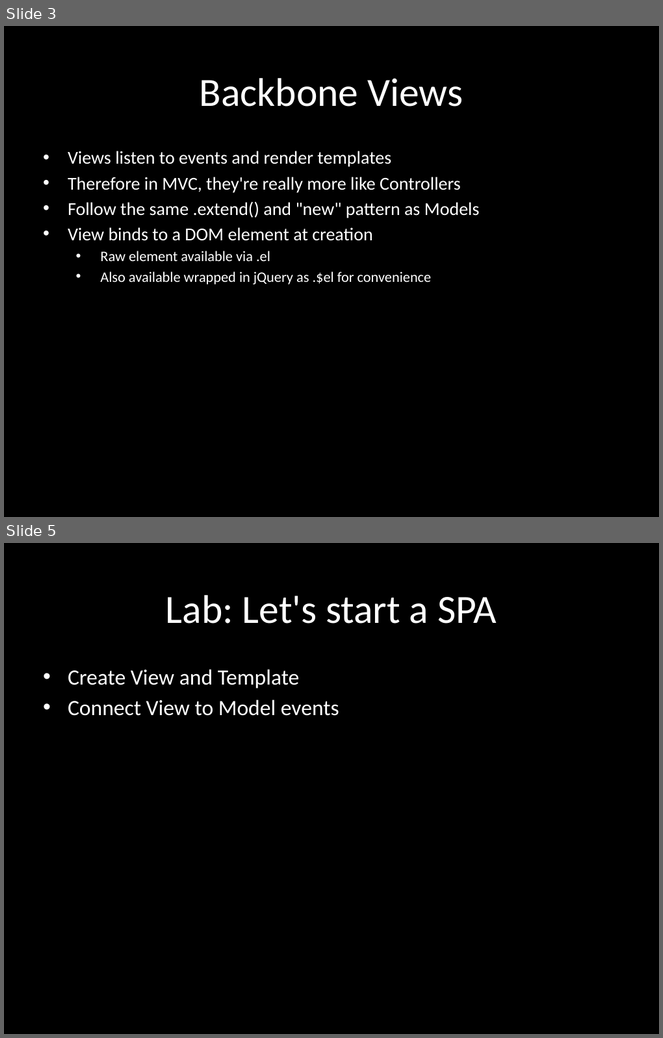
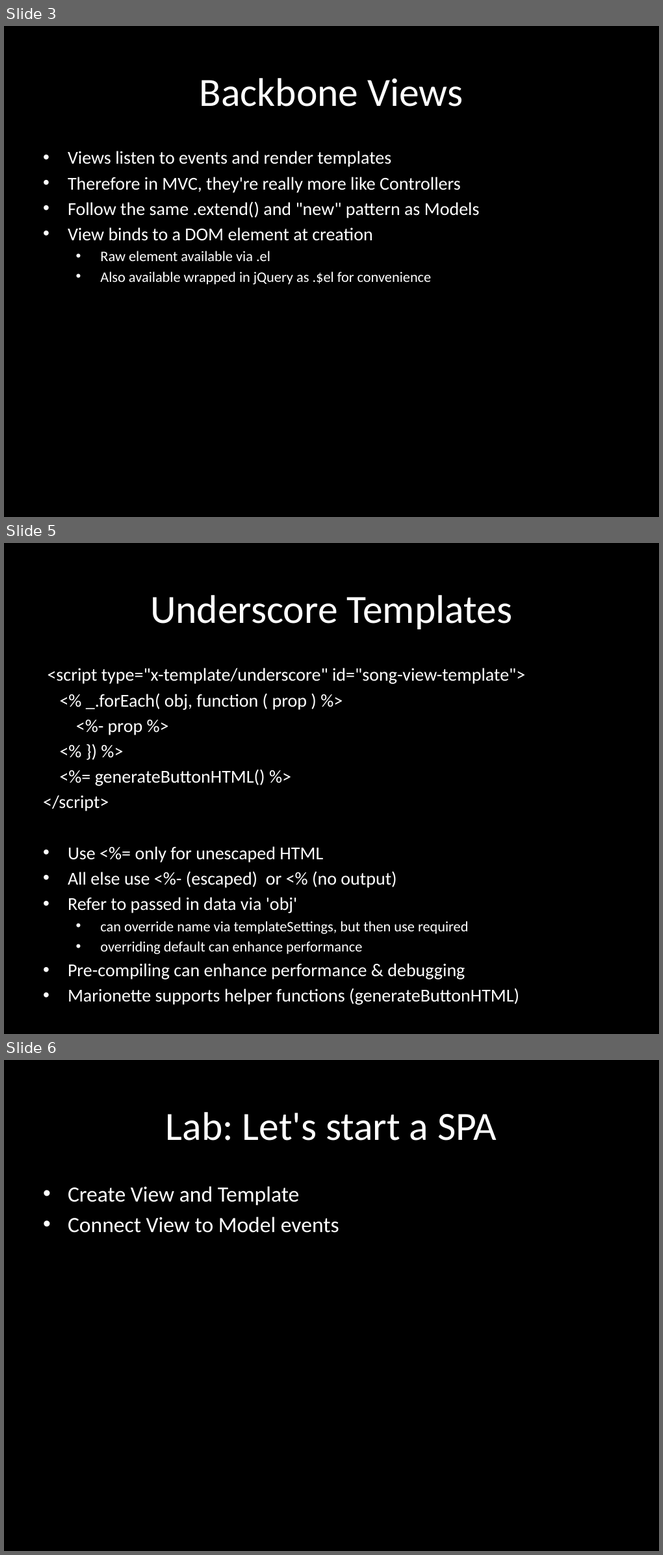
Before and after one commit to eliasjames/training-macys-20160929, a slide deck: slides/Backbone Slides Day 2.pptx. Shown one above the other, each under a label of ours: slides 3 and 5 before the commit, slides 3, 5 and 6 after it; the slides between them are not shown. The pictures are 663x1038 and 663x1555 pixels, drawn with LibreOffice and Linux fonts; fonts in the diff are those of the drawing. Boxes give left, top, right and bottom in pixels: in the first picture for what was removed or moved away, otherwise in the second. Text is boxed around its words. In the diff, an @@ line names an element or a change of style, - is before the commit and + after.

```diff
--- a/slides/Backbone Slides Day 2.pptx
+++ b/slides/Backbone Slides Day 2.pptx
@@ slide 5 added at (x1=4, y1=543, x2=659, y2=1034), background #000000 @@
@@ title added at (x1=150, y1=595, x2=512, y2=629), 44 pt, text #FFFFFF @@
+Underscore Templates
@@ subtitle added at (x1=43, y1=668, x2=525, y2=980), 20 pt, text #FFFFFF @@
+<script type="x-template/underscore" id="song-view-template">
+<% _.forEach( obj, function ( prop ) %>
+<%- prop %>
+<% }) %>
+<%= generateButtonHTML() %>
+</script>
+• Use <%= only for unescaped HTML
+• All else use <%- (escaped) or <% (no output)
+• Refer to passed in data via 'obj'
+  • can override name via templateSettings, but then use required
+  • overriding default can enhance performance
+• Pre-compiling can enhance performance & debugging
+• Marionette supports helper functions (generateButtonHTML)
@@ what was slide 5 is now slide 6 @@
```
Also in this commit, not shown: 3 slides changed, 3 other slides added, 2 slides removed, 2 other files.
